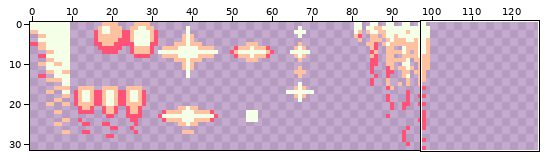
Two versions of one pixel-art file, units/weapons/ammunition.aseprite. The picture above shows the old version from afar; the outline marks the close-up.
Close-up. First the earlier version:
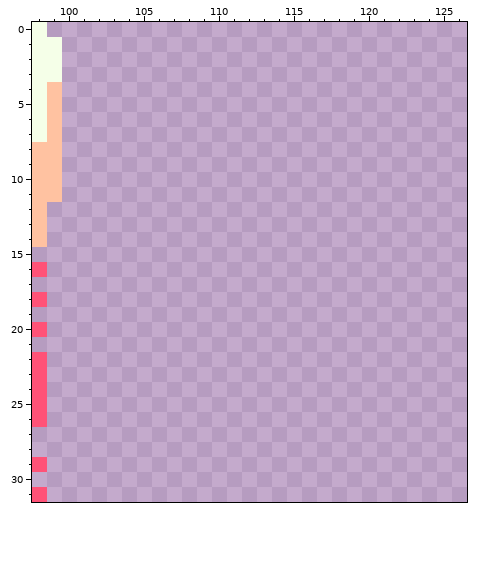
128x32 pixels, 1 frame. Shown: x 98..126, y 0..31. The wide view leaves out empty margins.
New version:
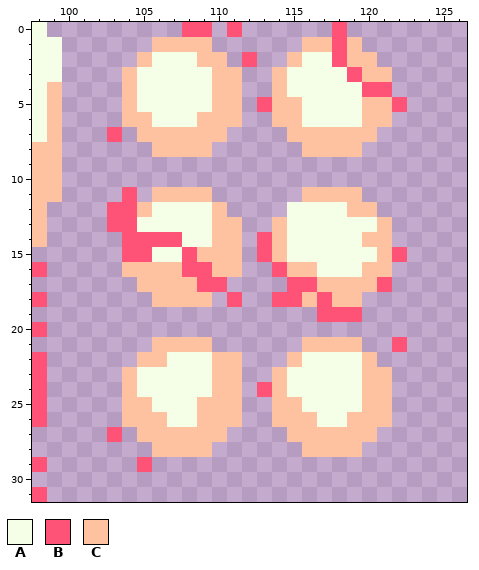
Palette (. is transparent): A #f5ffe8  B #ff5277  C #ffc2a1
Diff:
layer "Layer 2" added
Layers "Layer 2", "Layer 1":
There is now colour A in row 2 at x 106 to 108 and 116 to 117; in row 3 at x 105 to 109 and 115 to 118; in row 4 at x 105 to 109 and 115 to 119; in row 5 at x 105 to 109 and 116 to 119; in row 6 at x 106 to 108 and 116 to 119; in row 12 at x 106 to 109 and 115 to 118.
There is now colour A in row 13 at x 105 to 109 and 115 to 120; in row 14 at x 108 to 109 and 115 to 119; in row 15 at x 106 to 107 and 115 to 120; in row 16 at x 117 to 119; in row 22 at x 107 to 109 and 116 to 119; in rows 23 to 24 at x 105 to 109 and 115 to 119.
There is now colour A in row 25 at x 106 to 108 and 116 to 119; in row 26 at x 107 to 108 and 117 to 118.
There is now colour B in row 0 at x 108 to 109, 111 and 118; in row 1 at x 118; in row 2 at x 112 and 118; in row 3 at x 119; in row 4 at x 120 to 121; in row 5 at x 113 and 122.
There is now colour B in row 7 at x 103; in row 11 at x 104; in rows 12 to 13 at x 103 to 104; in row 14 at x 104 to 107 and 113; in row 15 at x 104 to 105, 108, 113 and 122; in row 16 at x 108 to 109 and 114.
There is now colour B in row 17 at x 109 to 110, 115 to 116 and 121; in row 18 at x 111, 114 to 115 and 117; in row 19 at x 117 to 119; in row 21 at x 122; in row 24 at x 113; in row 27 at x 103.
There is now colour B in row 29 at x 105.
There is now colour C in row 1 at x 106 to 109, 116 to 117 and 119; in row 2 at x 105, 109 to 110, 115 and 119 to 120; in row 3 at x 104, 110 to 111, 114 and 120 to 121; in row 4 at x 104, 110 to 111 and 114; in row 5 at x 104, 110 to 111, 114 to 115 and 120 to 121; in row 6 at x 104 to 105, 109 to 111, 114 to 115 and 120 to 121.
There is now colour C in row 7 at x 105 to 110 and 115 to 120; in row 8 at x 106 to 109 and 116 to 119; in row 11 at x 106 to 109 and 116 to 119; in row 12 at x 105, 110 and 119 to 120; in row 13 at x 110 to 111, 114 and 121; in row 14 at x 110 to 111, 114 and 120 to 121.
There is now colour C in row 15 at x 109 to 111, 114 and 121; in row 16 at x 104 to 107, 110 to 111, 115 to 116 and 120 to 121; in row 17 at x 105 to 108 and 117 to 120; in row 18 at x 106 to 109, 116 and 118 to 119; in row 21 at x 106 to 109 and 116 to 119; in row 22 at x 105 to 106, 110 to 111, 115 and 120.
There is now colour C in rows 23 to 24 at x 104, 110 to 111, 114 and 120 to 121; in row 25 at x 104 to 105, 109 to 111, 114 to 115 and 120 to 121; in row 26 at x 104 to 106, 109 to 111, 114 to 116 and 119 to 121; in row 27 at x 105 to 110 and 115 to 120; in row 28 at x 106 to 109 and 116 to 119.
Boxes around the changes in both close-ups, in picture pixels (x1, y1, x2, y2):
added: (107, 22, 407, 472)
